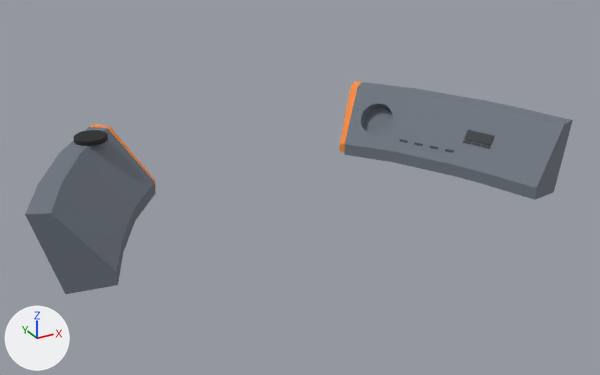
What one commit did to the glTF model assets/models/stations/pilot_station/pilot_station_strip.glb.
The view is the same before and after, from a 50 mm camera at (-1.66, -2.92, 2.07) aimed at (0.04, 0.17, 0.53). The axes (+X, +Y, +Z) are drawn at lower left. The lights are the same throughout. The first picture is the older version. Vertices at exactly the same position are counted once.

Objects in the first picture: 'PilotStrip'.
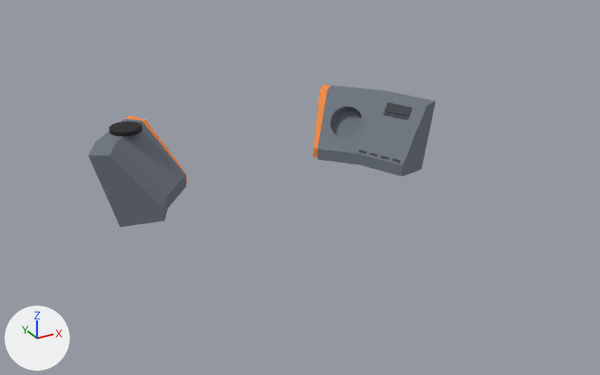
What the commit changed:
me_pilotstrip is used by ob_pilotstrip; location (0.0, 0.0, 0.0).
me_pilotstrip had 333 vertices, 637 faces and spanned x -1.22..1.28, y -0.36..0.78, z 0.44..0.8.
me_pilotstrip now has 318 vertices, 598 faces and spans x -0.86..0.89, y 0.16..0.81, z 0.44..0.8.
me_pilotstrip part 1: the loose piece of 24 vertices spanning x 0.84..0.87, y 0.09..0.13, z 0.57..0.58 is moved by (-0.25, 0.1, -0.04).
me_pilotstrip part 2: the loose piece of 24 vertices spanning x 0.93..0.96, y -0.01..0.03, z 0.62..0.63 is moved by (-0.25, 0.34, 0.08).
me_pilotstrip part 3: the loose piece of 24 vertices spanning x 0.95..0.98, y -0.06..-0.01, z 0.62..0.63 is moved by (-0.25, 0.34, 0.08).
me_pilotstrip part 4: a new loose piece of 71 vertices spanning x 0.35..0.89, y 0.16..0.81, z 0.44..0.78.
me_pilotstrip part 5: a new loose piece of 48 vertices spanning x -0.7..-0.55, y 0.54..0.69, z 0.78..0.8, in mat_trim_black (black #1b1c20).
me_pilotstrip part 6: a new loose piece of 23 vertices spanning x -0.86..-0.35, y 0.25..0.81, z 0.44..0.78.
me_pilotstrip part 7: the loose piece of 48 vertices spanning x -0.87..-0.72, y 0.49..0.64, z 0.78..0.8 is deleted.
me_pilotstrip part 8: the loose piece of 8 vertices spanning x 0.92..1.01, y -0.05..0.09, z 0.63..0.68 is deleted.
Part 9, on me_pilotstrip:
28 vertices are removed from x -1.22..-0.51, y -0.19..0.78, z 0.44..0.78.
58 faces are deleted.
Part 10, on me_pilotstrip:
81 vertices are removed from x 0.51..1.28, y -0.36..0.78, z 0.44..0.78.
167 faces are deleted.
8 vertices are added at x 0.67..0.76, y 0.29..0.43, z 0.72..0.76.
12 new faces join them, mat_interior_dark (dark grey #3b3e43).
Other edits to the shape of me_pilotstrip do not show in these pictures.

Changed parts and their boxes [x1, y1, x2, y2] in the pictures (600 x 375 px; the box of a moved part takes in the faces that stretch with it):
'PilotStrip', reshaped (36% narrower, 33% shorter): before [25, 81, 573, 294]; after [88, 85, 436, 227]
part 1 of me_pilotstrip, moved or reshaped: before [445, 149, 454, 153]; after [392, 158, 401, 163]
part 2 of me_pilotstrip, moved or reshaped: before [472, 143, 481, 147]; after [391, 114, 400, 118]
part 3 of me_pilotstrip, moved or reshaped: before [481, 145, 490, 149]; after [400, 116, 408, 120]
part 4 of me_pilotstrip, added: after [313, 85, 436, 176]
part 5 of me_pilotstrip, added (black): after [109, 121, 142, 137]
part 6 of me_pilotstrip, added: after [88, 116, 187, 227]
part 7 of me_pilotstrip, deleted (black): before [74, 130, 108, 146]
part 8 of me_pilotstrip, deleted: before [464, 130, 494, 146]
part 9 of me_pilotstrip, deleted: before [25, 124, 156, 294]
part 10 of me_pilotstrip, cut back: before [340, 81, 573, 200]; after [384, 102, 412, 117]
